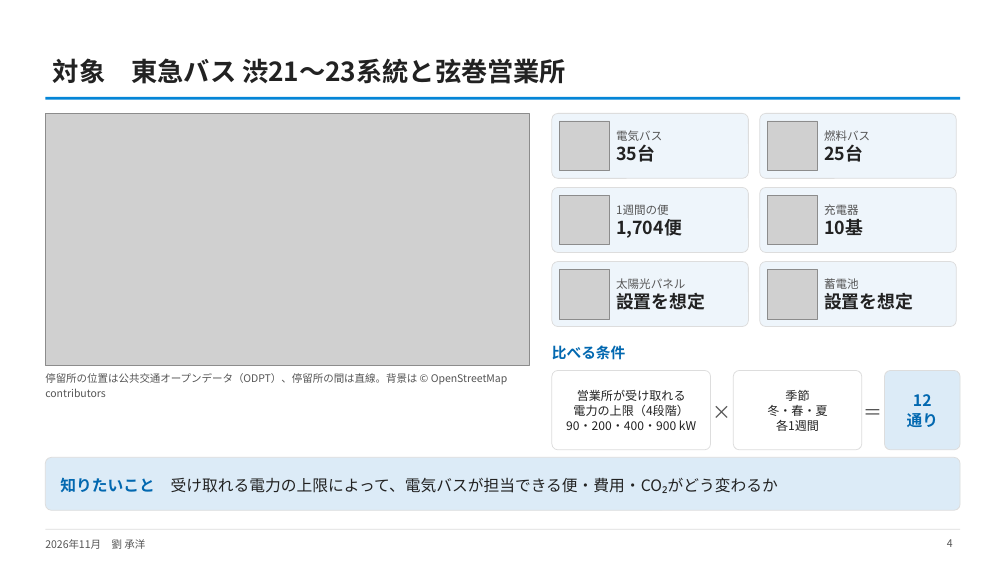
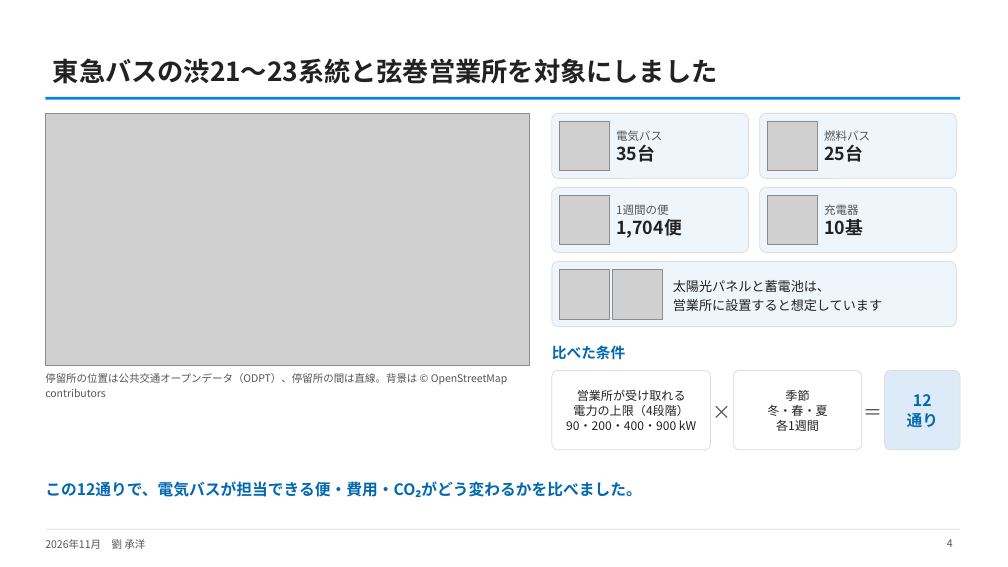
Before and after one commit to CYLIU2003/master-course, a slide deck: slide 4 of outcome/2026-11-16_nishiyama_consult/西山先生へのご相談_最新結果と3本目の柱.pptx. Drawn at 1008x567 pixels with LibreOffice and Linux fonts; fonts in the diff are those of the drawing; grey boxes stand for pictures. Boxes give left, top, right and bottom in pixels: in the first picture for what was removed or moved away, otherwise in the second. Text is boxed around its words. In the diff, an @@ line names an element or a change of style, - is before the commit and + after.

```diff
--- a/outcome/2026-11-16_nishiyama_consult/西山先生へのご相談_最新結果と3本目の柱.pptx
+++ b/outcome/2026-11-16_nishiyama_consult/西山先生へのご相談_最新結果と3本目の柱.pptx
@@ title at (53,58,718,84): text changed @@
-対象 東急バス 渋21〜23系統と弦巻営業所
+東急バスの渋21〜23系統と弦巻営業所を対象にしました
@@ rounded rectangle: place and size @@
-rounded rectangle at (552,262,749,327)
+rounded rectangle at (552,262,957,327)
@@ picture: place and size @@
-picture at (768,269,817,319)
+picture at (613,269,662,319)
@@ rounded rectangle removed at (760,262,957,327) @@
@@ text at (673,280,882,311): text changed; size 11 to 12.5 pt; text colour #555555 to #222222 @@
-太陽光パネル
-設置を想定
+太陽光パネルと蓄電池は、
+営業所に設置すると想定しています
@@ text removed at (824,278,913,310) @@
-蓄電池
-設置を想定
@@ text at (552,345,626,360): text changed @@
-比べる条件
+比べた条件
@@ rounded rectangle removed at (45,457,960,510) @@
@@ text at (45,481,642,497): text changed; text colour #222222 to #0268B0; bold on @@
-知りたいこと 受け取れる電力の上限によって、電気バスが担当できる便・費用・CO₂がどう変わるか
+この12通りで、電気バスが担当できる便・費用・CO₂がどう変わるかを比べました。
```
Also in this commit, not shown: 7 other slides changed, 2 slides removed, 2 other files.
